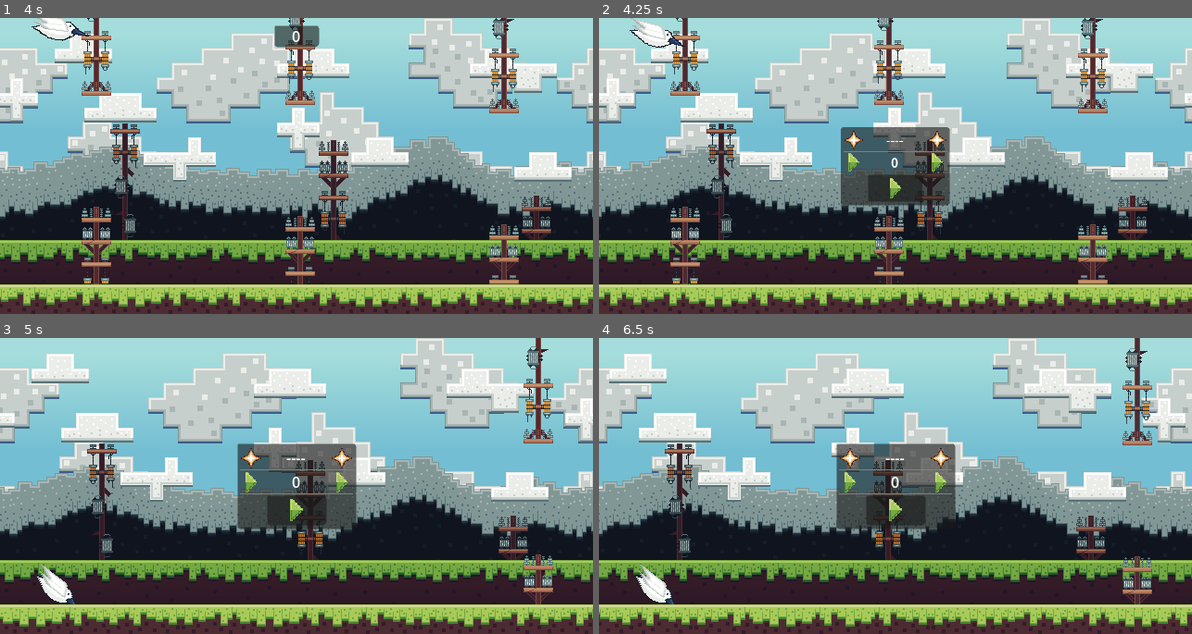
Above: before the commit, frames 1-4 (two rows, left to right).
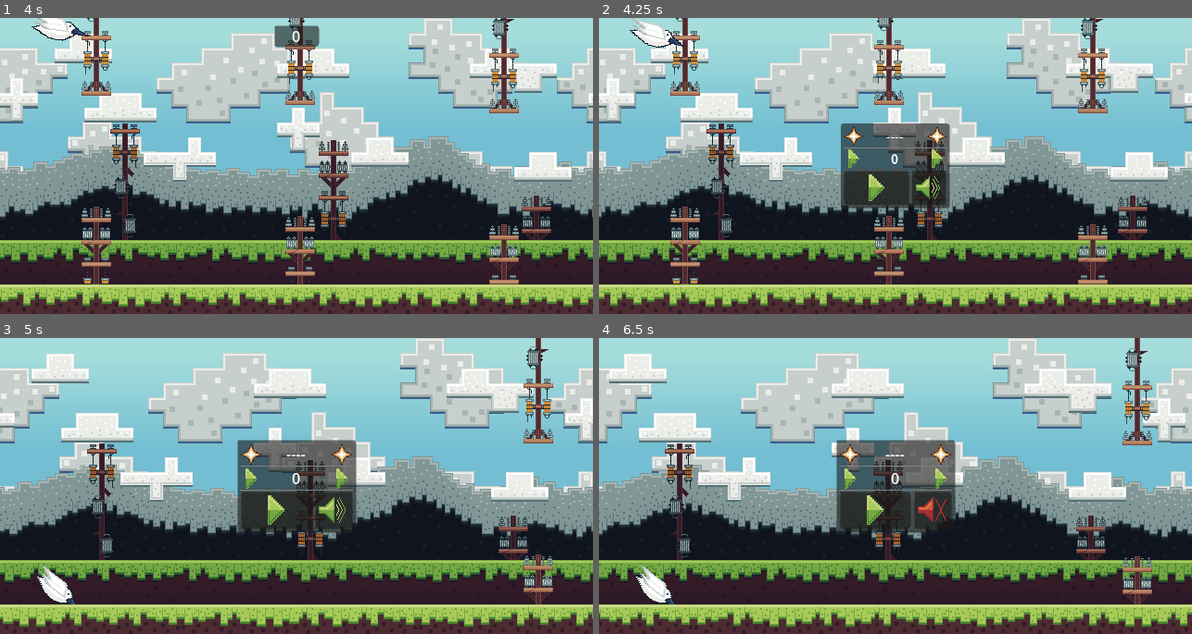
Above: after the commit, the same moments.

Repository: VirtualG450/wing-flapper
Game: Godot game, scene res://Scenes/GameRoot.tscn
Same seed, same stepped clock (60 frames per second), same inputs: the game is played once before the commit and once after it.
Inputs (mouse positions are in pixels of both pictures, inside the frame that each line leads up to; where the layout moved, square brackets give the same spot in the first picture):
- Up to frame 1 (4 s): tap Enter at 0.5 s; move the mouse to (426, 151) at 0.52 s; press the mouse at (426, 151) at 0.53 s; move the mouse to (177, 180) at 1.27 s; release the mouse at (177, 180) at 1.28 s; click (177, 180) at 1.35 s; click (177, 180) at 1.52 s; click (177, 180) at 1.82 s; move the mouse to (355, 100) at 2.02 s; press the mouse at (355, 100) at 2.03 s; move the mouse to (266, 225) at 2.77 s; release the mouse at (266, 225) at 2.78 s; click (266, 225) at 2.85 s; click (266, 225) at 3.02 s; click (266, 225) at 3.32 s; move the mouse to (474, 210) at 3.52 s; press the mouse at (474, 210) at 3.53 s
- Up to frame 2 (4.25 s): no input
- Up to frame 3 (5 s): release the mouse at (474, 530) at 4.25 s; click (278, 506) [296, 506] at 4.25 s
- Up to frame 4 (6.5 s): click (931, 509) at 5.02 s; click (877, 509) [895, 509] at 5.75 s

Frame 1 is identical in both runs. In frame 2, 2.0% of the frame differs, in the area x 40-60%, y 35-65%; in frame 3, 2.5%, in the area x 40-61%, y 34-66%; in frame 4, 2.4%.

Commit message:
0.8.0 Sonidos y silenciar
Añadido los sonidos al conseguir puntos y perder.

Añadido boton en el menu de GameOver para silenciar el juego.

Diff:
--- a/Scenes/GameRoot.tscn
+++ b/Scenes/GameRoot.tscn
@@ -8,9 +8,12 @@
 [ext_resource type="Texture2D" uid="uid://cbn5kp7b4rsix" path="res://Assets/Graphics/RecordIcon.png" id="3_ppc7m"]
 [ext_resource type="Texture2D" uid="uid://ckgihqhfnndih" path="res://Assets/Graphics/FarDetailsAtlas.png" id="4_7vkth"]
 [ext_resource type="Texture2D" uid="uid://dwuo17ot1xbh2" path="res://Assets/Graphics/FloorAtlas.png" id="4_gk1q0"]
+[ext_resource type="Texture2D" uid="uid://blpmt3ob8y6v" path="res://Assets/Graphics/SoundIcons.png" id="5_n0qs2"]
 [ext_resource type="Script" uid="uid://bbj4k3asr6vwe" path="res://Script/bird.gd" id="5_o8ewf"]
 [ext_resource type="Texture2D" uid="uid://i04bfpktg7by" path="res://Assets/Graphics/CloseDetailsAtlas.png" id="7_ppc7m"]
 [ext_resource type="Script" uid="uid://c3un3y1t8u2ag" path="res://Script/wall_manager.gd" id="9_58i56"]
+[ext_resource type="AudioStream" uid="uid://ciuk42jqffce3" path="res://Assets/Sounds/PointScored.wav" id="12_l7tus"]
+[ext_resource type="AudioStream" uid="uid://dkbk40u4gideh" path="res://Assets/Sounds/GameOver.wav" id="13_ffosx"]
 
 [sub_resource type="Gradient" id="Gradient_l7tus"]
 offsets = PackedFloat32Array(0)
@@ -21,6 +24,11 @@
 width = 640
 height = 320
 
+[sub_resource type="AtlasTexture" id="AtlasTexture_fgjt8"]
+atlas = ExtResource("5_n0qs2")
+region = Rect2(0, 0, 32, 32)
+filter_clip = true
+
 [sub_resource type="AtlasTexture" id="AtlasTexture_qwuey"]
 atlas = ExtResource("3_2m18y")
 region = Rect2(0, 0, 640, 320)
@@ -46,6 +54,12 @@
 
 [sub_resource type="RectangleShape2D" id="RectangleShape2D_awmvw"]
 size = Vector2(640, 32)
+
+[sub_resource type="AudioStreamRandomizer" id="AudioStreamRandomizer_ffosx"]
+playback_mode = 2
+random_pitch = 1.0028923
+streams_count = 1
+stream_0/stream = ExtResource("12_l7tus")
 
 [node name="GameRoot" type="Node2D" unique_id=1650920252]
 script = ExtResource("1_aob1w")
@@ -191,15 +205,26 @@
 layout_mode = 2
 theme_override_constants/separation = 1
 
-[node name="ReplayButton" type="Button" parent="HUD/Control/GameOverPanel/MarginContainer/VBoxContainer" unique_id=2072262368]
+[node name="Buttons" type="HBoxContainer" parent="HUD/Control/GameOverPanel/MarginContainer/VBoxContainer" unique_id=1770461657]
+layout_mode = 2
+
+[node name="ReplayButton" type="Button" parent="HUD/Control/GameOverPanel/MarginContainer/VBoxContainer/Buttons" unique_id=2072262368]
 unique_name_in_owner = true
 custom_minimum_size = Vector2(64, 32)
 layout_mode = 2
-size_flags_horizontal = 4
-size_flags_vertical = 4
+size_flags_horizontal = 3
 icon = ExtResource("2_gk1q0")
 icon_alignment = 1
 expand_icon = true
+
+[node name="SoundButton" type="Button" parent="HUD/Control/GameOverPanel/MarginContainer/VBoxContainer/Buttons" unique_id=1527995092]
+unique_name_in_owner = true
+custom_minimum_size = Vector2(32, 32)
+layout_mode = 2
+size_flags_horizontal = 4
+size_flags_vertical = 4
+toggle_mode = true
+icon = SubResource("AtlasTexture_fgjt8")
 
 [node name="AreaSky" type="Parallax2D" parent="." unique_id=524857297]
 repeat_size = Vector2(640, 0)
@@ -267,4 +292,11 @@
 [node name="CollisionShape2D" type="CollisionShape2D" parent="Ceiling" unique_id=1514981363]
 shape = SubResource("RectangleShape2D_awmvw")
 
-[connection signal="pressed" from="HUD/Control/GameOverPanel/MarginContainer/VBoxContainer/ReplayButton" to="HUD" method="_on_replay_button_pressed"]
+[node name="PointScoredPlayer" type="AudioStreamPlayer" parent="." unique_id=129014279]
+stream = SubResource("AudioStreamRandomizer_ffosx")
+
+[node name="GameOverPlayer" type="AudioStreamPlayer" parent="." unique_id=1055944014]
+stream = ExtResource("13_ffosx")
+
+[connection signal="pressed" from="HUD/Control/GameOverPanel/MarginContainer/VBoxContainer/Buttons/ReplayButton" to="HUD" method="_on_replay_button_pressed"]
+[connection signal="pressed" from="HUD/Control/GameOverPanel/MarginContainer/VBoxContainer/Buttons/SoundButton" to="HUD" method="_on_sound_button_pressed"]
--- a/Script/game_root.gd
+++ b/Script/game_root.gd
@@ -4,6 +4,9 @@
 @onready var bird_node : Bird = $Bird
 @onready var hud_node : HUDLayer = $HUD
 @onready var wall_manager : WallManager = $WallManager
+# Sound players
+@onready var point_scored_player : AudioStreamPlayer = $PointScoredPlayer
+@onready var game_over_player : AudioStreamPlayer = $GameOverPlayer
 # Parallaxes
 @onready var sky_parallax : Parallax2D = $AreaSky
 @onready var sky_sprite : Sprite2D = $AreaSky/SkySprite
@@ -36,6 +39,7 @@
 var points := 0
 var record := 0
 var last_area := 0
+var just_started := false
 # Animations
 var tween1 : Tween
 const time1 := 1.0
@@ -57,6 +61,7 @@
 
 ## Show game over mini menu
 func game_over() -> void:
+	game_over_player.play()
 	hud_node.show_anim()
 	wall_manager.stop_walls()
 	stop_parallaxes()
@@ -72,8 +77,15 @@
 	bird_node.enable_bird()
 	start_parallaxes()
 	set_parallax_area(0,true)
+	# This prevents scoring point right when a game is restarted by leaving the collided wall.
+	just_started = true
+	await get_tree().create_timer(1.0).timeout
+	just_started = false
 
 func point_scored() -> void:
+	if just_started:
+		return
+	point_scored_player.play()
 	points += 1
 	hud_node.update_point_counter()
 	# Change the parallax to the relevant area
--- a/Script/hud.gd
+++ b/Script/hud.gd
@@ -12,8 +12,11 @@
 
 @onready var game_over_panel : PanelContainer = %GameOverPanel
 @onready var game_over_score : Label = %GameOverScore
+
 @onready var replay_button : Button = %ReplayButton
+@onready var sound_button : Button = %SoundButton
 
+var muted := false
 # Animations
 var tween1 : Tween
 const time1 := 0.2
@@ -72,12 +75,22 @@
 	tween1.tween_property(score_section,"visible", true, 0)
 	tween1.tween_property(score_section,"scale", Vector2(1,1), time1)
 
-# Replay button
+# Buttons
 
 func _on_replay_button_pressed():
 	replay_button.disabled = true
 	hide_anim()
 	game_manager.restart_game()
+
+func _on_sound_button_pressed():
+	sound_button.button_pressed = false
+	muted = !muted
+	if muted:
+		sound_button.icon.region.position.x = 32
+		AudioServer.set_bus_mute(0,true)
+	else:
+		sound_button.icon.region.position.x = 0
+		AudioServer.set_bus_mute(0,false)
 
 # Point counter
 
--- a/Script/wall_manager.gd
+++ b/Script/wall_manager.gd
@@ -97,4 +97,5 @@
 # Bird pass
 
 func _bird_passed(_body:Node2D) -> void:
+
 	game_manager.point_scored()
Binary file added: Assets/Graphics/SoundIcons.png
Not shown, added: Assets/Graphics/SoundIcons.png.import
Not shown, added: Assets/Sounds/GameOver.wav.import
Not shown, added: Assets/Sounds/PointScored.wav.import
Not shown, added: Assets/Sounds/GameOver.wav
Not shown, added: Assets/Sounds/PointScored.wav
